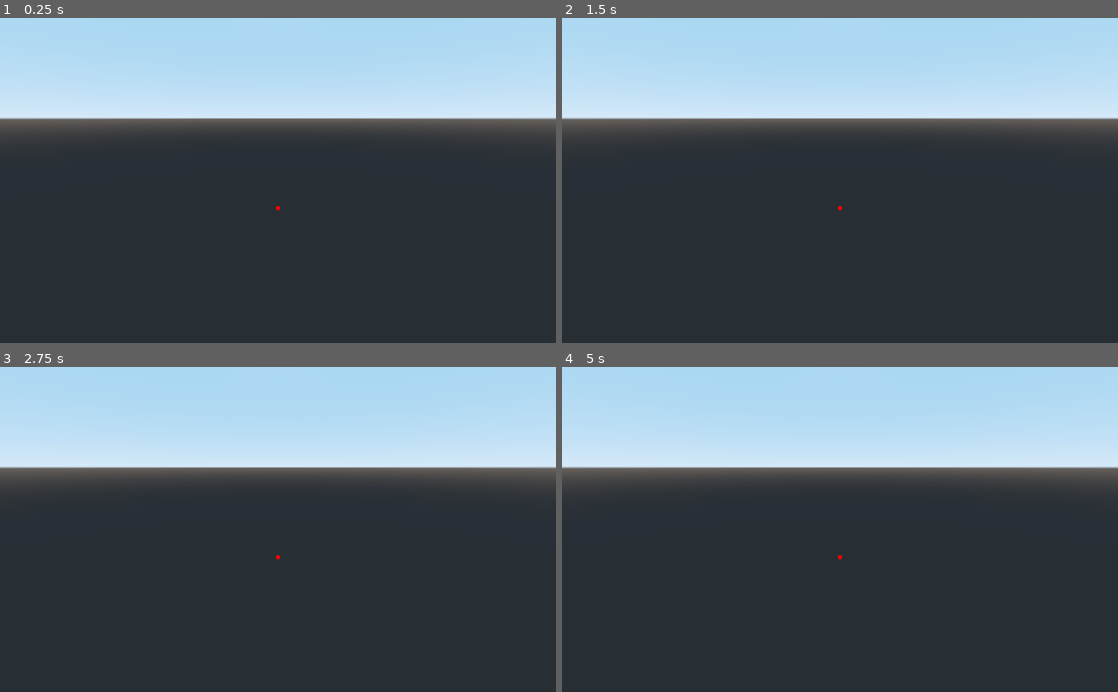
Above: before the commit, frames 1-4 (two rows, left to right).
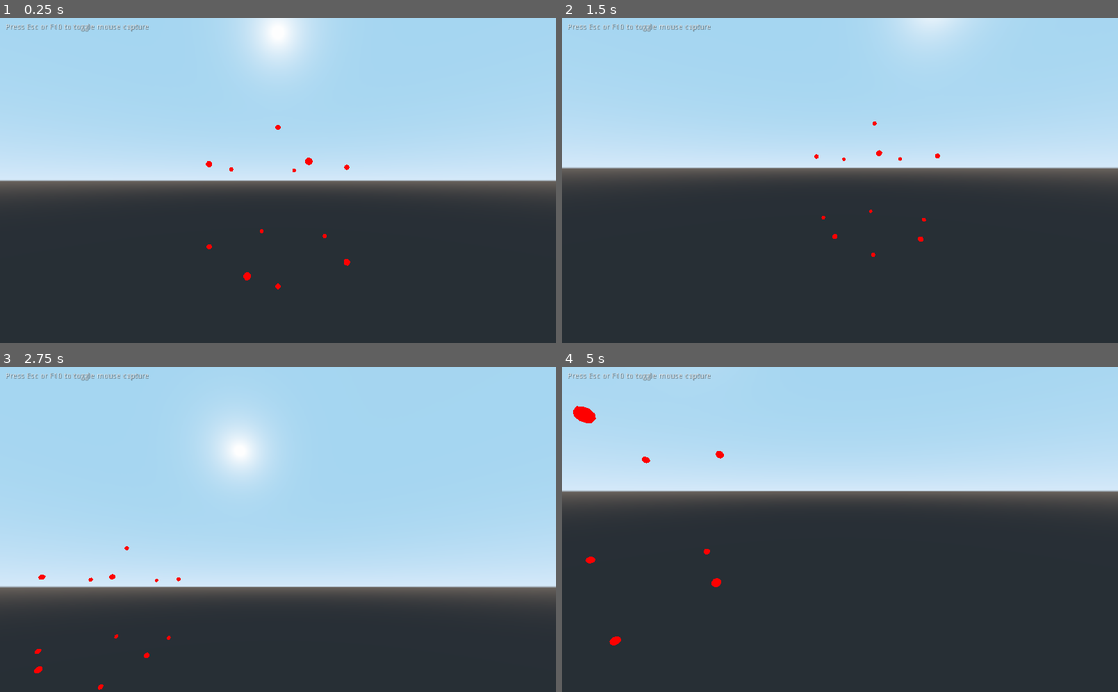
Above: after the commit, the same moments.

Repository: teratron/hexadot
Game: Godot game, scene res://src/World/world.tscn
Same seed, same stepped clock (60 frames per second), same inputs: the game is played once before the commit and once after it.
Inputs (mouse positions are in pixels of both pictures, inside the frame that each line leads up to):
- Up to frame 1 (0.25 s): no input
- Up to frame 2 (1.5 s): tap Enter at 0.5 s; move the mouse to (962, 164) at 0.52 s; hold D (move_right, bound only after the commit) 0.53-1.28 s; click (962, 164) at 0.67 s; move the mouse to (728, 196) at 1.27 s; hold S (move_backword, bound only after the commit) from 1.28 s (still down); click (728, 196) at 1.42 s
- Up to frame 3 (2.75 s): move the mouse to (333, 458) at 2.02 s; release S (move_backword, bound only after the commit) at 2.03 s; hold D (move_right, bound only after the commit) from 2.03 s (still down); click (333, 458) at 2.17 s
- Up to frame 4 (5 s): move the mouse to (812, 594) at 2.77 s; release D (move_right, bound only after the commit) at 2.78 s; hold W (move_forward, bound only after the commit) 2.78-3.53 s; click (812, 594) at 2.92 s; move the mouse to (1006, 578) at 3.52 s; hold A (move_left, bound only after the commit) from 3.53 s (still down); click (1006, 578) at 3.67 s; tap F10 (toggle_mouse_capture, bound only after the commit) at 4.15 s; move the mouse to (673, 480) at 4.27 s; click (673, 480) at 4.42 s

The runs differ from the first frame. In frame 1, 31% of the frame differs, in the area x 0-100%, y 0-84%; in frame 2, 25%; in frame 3, 49%, in the area x 0-100%, y 1-100%; in frame 4, 11%.

Commit message:
Add action

Diff:
--- a/app/project.godot
+++ b/app/project.godot
@@ -9,6 +9,11 @@
 config_version=4
 
 _global_script_classes=[ {
+"base": "Reference",
+"class": "ActionClass",
+"language": "GDScript",
+"path": "res://src/World/action.gd"
+}, {
 "base": "Node",
 "class": "Icosahedron",
 "language": "GDScript",
@@ -20,6 +25,7 @@
 "path": "res://src/Planet/planet.gd"
 } ]
 _global_script_class_icons={
+"ActionClass": "",
 "Icosahedron": "res://assets/tool/icosahedron.svg",
 "Planet": "res://assets/tool/earth.svg"
 }
@@ -30,6 +36,49 @@
 run/main_scene="res://src/World/world.tscn"
 config/icon="res://assets/icon.png"
 
+[input]
+
+move_forward={
+"deadzone": 0.5,
+"events": [ Object(InputEventKey,"resource_local_to_scene":false,"resource_name":"","device":0,"alt":false,"shift":false,"control":false,"meta":false,"command":false,"pressed":false,"scancode":87,"physical_scancode":0,"unicode":0,"echo":false,"script":null)
+, Object(InputEventKey,"resource_local_to_scene":false,"resource_name":"","device":0,"alt":false,"shift":false,"control":false,"meta":false,"command":false,"pressed":false,"scancode":90,"physical_scancode":0,"unicode":0,"echo":false,"script":null)
+, Object(InputEventKey,"resource_local_to_scene":false,"resource_name":"","device":0,"alt":false,"shift":false,"control":false,"meta":false,"command":false,"pressed":false,"scancode":16777232,"physical_scancode":0,"unicode":0,"echo":false,"script":null)
+, Object(InputEventJoypadButton,"resource_local_to_scene":false,"resource_name":"","device":0,"button_index":12,"pressure":0.0,"pressed":false,"script":null)
+, Object(InputEventJoypadMotion,"resource_local_to_scene":false,"resource_name":"","device":0,"axis":1,"axis_value":-1.0,"script":null)
+ ]
+}
+move_back={
+"deadzone": 0.5,
+"events": [ Object(InputEventKey,"resource_local_to_scene":false,"resource_name":"","device":0,"alt":false,"shift":false,"control":false,"meta":false,"command":false,"pressed":false,"scancode":83,"physical_scancode":0,"unicode":0,"echo":false,"script":null)
+, Object(InputEventKey,"resource_local_to_scene":false,"resource_name":"","device":0,"alt":false,"shift":false,"control":false,"meta":false,"command":false,"pressed":false,"scancode":16777234,"physical_scancode":0,"unicode":0,"echo":false,"script":null)
+, Object(InputEventJoypadButton,"resource_local_to_scene":false,"resource_name":"","device":0,"button_index":13,"pressure":0.0,"pressed":false,"script":null)
+, Object(InputEventJoypadMotion,"resource_local_to_scene":false,"resource_name":"","device":0,"axis":1,"axis_value":1.0,"script":null)
+ ]
+}
+move_left={
+"deadzone": 0.51,
+"events": [ Object(InputEventKey,"resource_local_to_scene":false,"resource_name":"","device":0,"alt":false,"shift":false,"control":false,"meta":false,"command":false,"pressed":false,"scancode":65,"physical_scancode":0,"unicode":0,"echo":false,"script":null)
+, Object(InputEventKey,"resource_local_to_scene":false,"resource_name":"","device":0,"alt":false,"shift":false,"control":false,"meta":false,"command":false,"pressed":false,"scancode":81,"physical_scancode":0,"unicode":0,"echo":false,"script":null)
+, Object(InputEventKey,"resource_local_to_scene":false,"resource_name":"","device":0,"alt":false,"shift":false,"control":false,"meta":false,"command":false,"pressed":false,"scancode":16777231,"physical_scancode":0,"unicode":0,"echo":false,"script":null)
+, Object(InputEventJoypadButton,"resource_local_to_scene":false,"resource_name":"","device":0,"button_index":14,"pressure":0.0,"pressed":false,"script":null)
+, Object(InputEventJoypadMotion,"resource_local_to_scene":false,"resource_name":"","device":0,"axis":0,"axis_value":-1.0,"script":null)
+ ]
+}
+move_right={
+"deadzone": 0.5,
+"events": [ Object(InputEventKey,"resource_local_to_scene":false,"resource_name":"","device":0,"alt":false,"shift":false,"control":false,"meta":false,"command":false,"pressed":false,"scancode":68,"physical_scancode":0,"unicode":0,"echo":false,"script":null)
+, Object(InputEventKey,"resource_local_to_scene":false,"resource_name":"","device":0,"alt":false,"shift":false,"control":false,"meta":false,"command":false,"pressed":false,"scancode":16777233,"physical_scancode":0,"unicode":0,"echo":false,"script":null)
+, Object(InputEventJoypadButton,"resource_local_to_scene":false,"resource_name":"","device":0,"button_index":15,"pressure":0.0,"pressed":false,"script":null)
+, Object(InputEventJoypadMotion,"resource_local_to_scene":false,"resource_name":"","device":0,"axis":0,"axis_value":1.0,"script":null)
+ ]
+}
+toggle_mouse_capture={
+"deadzone": 0.5,
+"events": [ Object(InputEventKey,"resource_local_to_scene":false,"resource_name":"","device":0,"alt":false,"shift":false,"control":false,"meta":false,"command":false,"pressed":false,"scancode":16777253,"physical_scancode":0,"unicode":0,"echo":false,"script":null)
+, Object(InputEventKey,"resource_local_to_scene":false,"resource_name":"","device":0,"alt":false,"shift":false,"control":false,"meta":false,"command":false,"pressed":false,"scancode":16777217,"physical_scancode":0,"unicode":0,"echo":false,"script":null)
+ ]
+}
+
 [physics]
 
 common/enable_pause_aware_picking=true
--- a/app/src/Planet/icosahedron.gd
+++ b/app/src/Planet/icosahedron.gd
@@ -33,6 +33,36 @@
 			[11,  9,  4,  5,  6],
 			[ 6,  7,  8,  9, 10]
 		]
+	},
+	face = {
+		vertices = [
+			[ 1,  2,  3,  4,  5],
+			[ 0,  5,  6,  7,  2],
+			[ 0,  1,  7,  8,  3],
+			[ 0,  2,  8,  9,  4],
+			[ 0,  3,  9, 10,  5],
+			[ 0,  4, 10,  6,  1],
+			[11, 10,  5,  1,  7],
+			[11,  6,  1,  2,  8],
+			[11,  7,  2,  3,  9],
+			[11,  8,  3,  4, 10],
+			[11,  9,  4,  5,  6],
+			[ 6,  7,  8,  9, 10]
+		],
+		faces = [
+			[ 1,  2,  3,  4,  5],
+			[ 0,  5,  6,  7,  2],
+			[ 0,  1,  7,  8,  3],
+			[ 0,  2,  8,  9,  4],
+			[ 0,  3,  9, 10,  5],
+			[ 0,  4, 10,  6,  1],
+			[11, 10,  5,  1,  7],
+			[11,  6,  1,  2,  8],
+			[11,  7,  2,  3,  9],
+			[11,  8,  3,  4, 10],
+			[11,  9,  4,  5,  6],
+			[ 6,  7,  8,  9, 10]
+		]
 	}
 }
 
@@ -59,7 +89,7 @@
 	var latitudes:      int       # широты
 	var edge_length:    float     # длина ребра
 	var parallel_angle: float
-	var vertex_array:   Array
+	#var vertex_array:   Array
 
 	func _init(subdiv = 1, radius = 1):
 		var n = int(pow(4, subdiv - 1))
@@ -71,6 +101,9 @@
 		edge_length = radius * 4 / sqrt(2 * (5 + sqrt(5)))
 		parallel_angle = 180 / float(latitudes)
 
+		#n = vertices - 1
+		#vertex_array.resize(vertices)
+
 		print("x", subdivision)
 		print("%d vertices" % vertices)
 		print("%d edges" % edges)
@@ -78,9 +111,6 @@
 		print("%d latitudes" % latitudes)
 		print("edge length: ", edge_length)
 		print("latitude angle: ", parallel_angle)
-
-		n = vertices - 1
-		vertex_array.resize(vertices)
 
 
 class FaceClass:
@@ -112,6 +142,9 @@
 
 
 func _ready():
+
+	calc_coords_vertices()
+
 #	vertices    = get_num_vertices(subdivision)
 #	edges       = get_num_edges(subdivision)
 #	faces       = get_num_faces(subdivision)
@@ -184,27 +217,19 @@
 		vertex_array[i].latitude  = deg2rad(vertex_array[i].latitude)
 		vertex_array[i].longitude = deg2rad(vertex_array[i].longitude)
 
+		#prints(i, vertex_array[i].vertices_id)
+		#prints(i, vertex_array[i].latitude, vertex_array[i].longitude)
+	return
+
+
+func calc_coords_vertices() -> void:
+	for i in vertices:
 		var radius_xz     = radius    * sin(vertex_array[i].latitude)
 		vertex_array[i].y = radius    * cos(vertex_array[i].latitude)
 		vertex_array[i].x = radius_xz * cos(vertex_array[i].longitude)
 		vertex_array[i].z = radius_xz * sin(vertex_array[i].longitude)
 
 		#prints(i, vertex_array[i].x, vertex_array[i].y, vertex_array[i].z)
-		#prints(i, vertex_array[i].latitude, vertex_array[i].longitude)
-		#prints(i, vertex_array[i].vertices_id)
-		#prints(i, vertex_array[i].latitude, vertex_array[i].longitude)
-
-#	vertex_array[1].latitude  = 90
-#	vertex_array[1].longitude = 95
-#
-#	vertex_array[1].y = radius * cos(deg2rad(vertex_array[1].latitude))
-#	prints("y:", vertex_array[1].y)
-#
-#	var radius_xz = radius * sin(deg2rad(vertex_array[1].latitude))
-#	vertex_array[1].x = radius_xz * cos(deg2rad(vertex_array[1].longitude))
-#	vertex_array[1].z = radius_xz * sin(deg2rad(vertex_array[1].longitude))
-#	prints("x:", vertex_array[1].x, "z:", vertex_array[1].z)
-
 	return
 
 
--- /dev/null
+++ b/app/src/World/action.gd
@@ -0,0 +1,94 @@
+class_name ActionClass #extends InputMap
+
+
+#var _action: String
+#var _code = []
+#var _input_event_key = [null, null]
+#var _input_event_action = [null, null]
+
+
+#var _input_event = {
+#	"key":    InputEventKey,
+#	"action": InputEventAction
+#}
+
+
+#func _init(action: String, code=[]):
+#	_action = action
+#	_code = code
+#	var input_event_key    = [null, null]
+#	var input_event_action = [null, null]
+#
+#	InputMap.add_action(action)
+#
+#	for i in len(code):
+#		#InputEventJoypadButton
+#		input_event_action[i] = InputEventAction.new()
+#		input_event_action[i].action = action
+#
+#		input_event_key[i] = InputEventKey.new()
+#		input_event_key[i].scancode = code[i]
+#
+#		InputMap.action_add_event(action, input_event_key[i])
+
+
+func add_action(action: String, key=[]) -> void:
+	var input_event_key    = [null, null]
+	var input_event_action = [null, null]
+
+	if !InputMap.has_action(action):
+		InputMap.add_action(action)
+
+	for i in len(key):
+		#InputEventJoypadButton
+		input_event_action[i] = InputEventAction.new()
+		input_event_action[i].action = action
+
+		input_event_key[i] = InputEventKey.new()
+		input_event_key[i].scancode = key[i]
+
+		InputMap.action_add_event(action, input_event_key[i])
+
+	return
+	#.add_action(action)
+
+#move_forward={
+#"deadzone": 0.5,
+#"events": [ Object(InputEventKey,"resource_local_to_scene":false,"resource_name":"","device":0,"alt":false,"shift":false,"control":false,"meta":false,"command":false,"pressed":false,"scancode":87,"physical_scancode":0,"unicode":0,"echo":false,"script":null)
+#, Object(InputEventKey,"resource_local_to_scene":false,"resource_name":"","device":0,"alt":false,"shift":false,"control":false,"meta":false,"command":false,"pressed":false,"scancode":90,"physical_scancode":0,"unicode":0,"echo":false,"script":null)
+#, Object(InputEventKey,"resource_local_to_scene":false,"resource_name":"","device":0,"alt":false,"shift":false,"control":false,"meta":false,"command":false,"pressed":false,"scancode":16777232,"physical_scancode":0,"unicode":0,"echo":false,"script":null)
+#, Object(InputEventJoypadButton,"resource_local_to_scene":false,"resource_name":"","device":0,"button_index":12,"pressure":0.0,"pressed":false,"script":null)
+#, Object(InputEventJoypadMotion,"resource_local_to_scene":false,"resource_name":"","device":0,"axis":1,"axis_value":-1.0,"script":null)
+# ]
+#}
+#move_back={
+#"deadzone": 0.5,
+#"events": [ Object(InputEventKey,"resource_local_to_scene":false,"resource_name":"","device":0,"alt":false,"shift":false,"control":false,"meta":false,"command":false,"pressed":false,"scancode":83,"physical_scancode":0,"unicode":0,"echo":false,"script":null)
+#, Object(InputEventKey,"resource_local_to_scene":false,"resource_name":"","device":0,"alt":false,"shift":false,"control":false,"meta":false,"command":false,"pressed":false,"scancode":16777234,"physical_scancode":0,"unicode":0,"echo":false,"script":null)
+#, Object(InputEventJoypadButton,"resource_local_to_scene":false,"resource_name":"","device":0,"button_index":13,"pressure":0.0,"pressed":false,"script":null)
+#, Object(InputEventJoypadMotion,"resource_local_to_scene":false,"resource_name":"","device":0,"axis":1,"axis_value":1.0,"script":null)
+# ]
+#}
+#move_left={
+#"deadzone": 0.51,
+#"events": [ Object(InputEventKey,"resource_local_to_scene":false,"resource_name":"","device":0,"alt":false,"shift":false,"control":false,"meta":false,"command":false,"pressed":false,"scancode":65,"physical_scancode":0,"unicode":0,"echo":false,"script":null)
+#, Object(InputEventKey,"resource_local_to_scene":false,"resource_name":"","device":0,"alt":false,"shift":false,"control":false,"meta":false,"command":false,"pressed":false,"scancode":81,"physical_scancode":0,"unicode":0,"echo":false,"script":null)
+#, Object(InputEventKey,"resource_local_to_scene":false,"resource_name":"","device":0,"alt":false,"shift":false,"control":false,"meta":false,"command":false,"pressed":false,"scancode":16777231,"physical_scancode":0,"unicode":0,"echo":false,"script":null)
+#, Object(InputEventJoypadButton,"resource_local_to_scene":false,"resource_name":"","device":0,"button_index":14,"pressure":0.0,"pressed":false,"script":null)
+#, Object(InputEventJoypadMotion,"resource_local_to_scene":false,"resource_name":"","device":0,"axis":0,"axis_value":-1.0,"script":null)
+# ]
+#}
+#move_right={
+#"deadzone": 0.5,
+#"events": [ Object(InputEventKey,"resource_local_to_scene":false,"resource_name":"","device":0,"alt":false,"shift":false,"control":false,"meta":false,"command":false,"pressed":false,"scancode":68,"physical_scancode":0,"unicode":0,"echo":false,"script":null)
+#, Object(InputEventKey,"resource_local_to_scene":false,"resource_name":"","device":0,"alt":false,"shift":false,"control":false,"meta":false,"command":false,"pressed":false,"scancode":16777233,"physical_scancode":0,"unicode":0,"echo":false,"script":null)
+#, Object(InputEventJoypadButton,"resource_local_to_scene":false,"resource_name":"","device":0,"button_index":15,"pressure":0.0,"pressed":false,"script":null)
+#, Object(InputEventJoypadMotion,"resource_local_to_scene":false,"resource_name":"","device":0,"axis":0,"axis_value":1.0,"script":null)
+# ]
+#}
+#toggle_mouse_capture={
+#"deadzone": 0.5,
+#"events": [ Object(InputEventKey,"resource_local_to_scene":false,"resource_name":"","device":0,"alt":false,"shift":false,"control":false,"meta":false,"command":false,"pressed":false,"scancode":16777253,"physical_scancode":0,"unicode":0,"echo":false,"script":null)
+#, Object(InputEventKey,"resource_local_to_scene":false,"resource_name":"","device":0,"alt":false,"shift":false,"control":false,"meta":false,"command":false,"pressed":false,"scancode":16777217,"physical_scancode":0,"unicode":0,"echo":false,"script":null)
+# ]
+#}
--- /dev/null
+++ b/app/src/World/camera.gd
@@ -0,0 +1,53 @@
+extends Camera
+
+
+const MOUSE_SENSITIVITY = 0.002
+const MOVE_SPEED = 0.6
+
+var action         = load("res://src/World/action.gd").new()
+#var move_forward  = action.new("move_forward",  [KEY_W, KEY_UP])
+#var move_backword = action.new("move_backword", [KEY_S, KEY_DOWN])
+#var move_left     = action.new("move_left",     [KEY_A, KEY_LEFT])
+#var move_right    = action.new("move_right",    [KEY_D, KEY_RIGHT])
+var move_forward  = action.add_action("move_forward",  [KEY_W, KEY_UP])
+var move_backword = action.add_action("move_backword", [KEY_S, KEY_DOWN])
+var move_left     = action.add_action("move_left",     [KEY_A, KEY_LEFT])
+var move_right    = action.add_action("move_right",    [KEY_D, KEY_RIGHT])
+var rotate         = Vector3()
+var velocity       = Vector3()
+
+
+func _ready():
+	Input.set_mouse_mode(Input.MOUSE_MODE_CAPTURED)
+
+
+func _input(event):
+	# Mouse look (only if the mouse is captured).
+	if event is InputEventMouseMotion and Input.get_mouse_mode() == Input.MOUSE_MODE_CAPTURED:
+		# Horizontal mouse look.
+		rotate.y -= event.relative.x * MOUSE_SENSITIVITY
+		# Vertical mouse look.
+		rotate.x = clamp(rotate.x - event.relative.y * MOUSE_SENSITIVITY, -1.57, 1.57)
+		transform.basis = Basis(rotate)
+
+	if event.is_action_pressed("toggle_mouse_capture"):
+		if Input.get_mouse_mode() == Input.MOUSE_MODE_CAPTURED:
+			Input.set_mouse_mode(Input.MOUSE_MODE_VISIBLE)
+		else:
+			Input.set_mouse_mode(Input.MOUSE_MODE_CAPTURED)
+
+
+func _process(delta):
+	var motion = Vector3(
+		Input.get_action_strength("move_right") - Input.get_action_strength("move_left"),
+		0,
+		Input.get_action_strength("move_backword") - Input.get_action_strength("move_forward")
+	)
+
+	# Normalize motion to prevent diagonal movement from being
+	# `sqrt(2)` times faster than straight movement.
+	motion = motion.normalized()
+
+	velocity += MOVE_SPEED * delta * transform.basis.xform(motion)
+	velocity *= 0.85
+	translation += velocity
--- /dev/null
+++ b/app/src/World/label.gd
@@ -0,0 +1,117 @@
+extends Position3D
+
+
+#onready var camera = get_viewport().get_camera()
+#onready var parent = get_parent()
+#onready var label = $Label
+#onready var marker = $Marker
+#
+## The waypoint's text.
+#export var text = "Waypoint" setget set_text
+#
+## If `true`, the waypoint sticks to the viewport's edges when moving off-screen.
+#export var sticky = true
+#
+#
+#func _ready() -> void:
+#	self.text = text
+#
+#	if not parent is Spatial:
+#		push_error("The waypoint's parent node must inherit from Spatial.")
+#
+#
+#func _process(_delta):
+#	if not camera.current:
+#		# If the camera we have isn't the current one, get the current camera.
+#		camera = get_viewport().get_camera()
+#	var parent_translation = parent.global_transform.origin
+#	var camera_transform = camera.global_transform
+#	var camera_translation = camera_transform.origin
+#
+#	# We would use "camera.is_position_behind(parent_translation)", except
+#	# that it also accounts for the near clip plane, which we don't want.
+#	var is_behind = camera_transform.basis.z.dot(parent_translation - camera_translation) > 0
+#
+#	# Fade the waypoint when the camera gets close.
+#	var distance = camera_translation.distance_to(parent_translation)
+#	modulate.a = clamp(range_lerp(distance, 0, 2, 0, 1), 0, 1 )
+#
+#	var unprojected_position = camera.unproject_position(parent_translation)
+#	# `get_size_override()` will return a valid size only if the stretch mode is `2d`.
+#	# Otherwise, the viewport size is used directly.
+#	var viewport_base_size = (
+#			get_viewport().get_size_override() if get_viewport().get_size_override() > Vector2(0, 0)
+#			else get_viewport().size
+#	)
+#
+#	if not sticky:
+#		# For non-sticky waypoints, we don't need to clamp and calculate
+#		# the position if the waypoint goes off screen.
+#		rect_position = unprojected_position
+#		visible = not is_behind
+#		return
+#
+#	# We need to handle the axes differently.
+#	# For the screen's X axis, the projected position is useful to us,
+#	# but we need to force it to the side if it's also behind.
+#	if is_behind:
+#		if unprojected_position.x < viewport_base_size.x / 2:
+#			unprojected_position.x = viewport_base_size.x - MARGIN
+#		else:
+#			unprojected_position.x = MARGIN
+#
+#	# For the screen's Y axis, the projected position is NOT useful to us
+#	# because we don't want to indicate to the user that they need to look
+#	# up or down to see something behind them. Instead, here we approximate
+#	# the correct position using difference of the X axis Euler angles
+#	# (up/down rotation) and the ratio of that with the camera's FOV.
+#	# This will be slightly off from the theoretical "ideal" position.
+#	if is_behind or unprojected_position.x < MARGIN or \
+#			unprojected_position.x > viewport_base_size.x - MARGIN:
+#		var look = camera_transform.looking_at(parent_translation, Vector3.UP)
+#		var diff = angle_diff(look.basis.get_euler().x, camera_transform.basis.get_euler().x)
+#		unprojected_position.y = viewport_base_size.y * (0.5 + (diff / deg2rad(camera.fov)))
+#
+#	rect_position = Vector2(
+#			clamp(unprojected_position.x, MARGIN, viewport_base_size.x - MARGIN),
+#			clamp(unprojected_position.y, MARGIN, viewport_base_size.y - MARGIN)
+#	)
+#
+#	label.visible = true
+#	rect_rotation = 0
+#	# Used to display a diagonal arrow when the waypoint is displayed in
+#	# one of the screen corners.
+#	var overflow = 0
+#
+#	if rect_position.x <= MARGIN:
+#		# Left overflow.
+#		overflow = -45
+#		label.visible = false
+#		rect_rotation = 90
+#	elif rect_position.x >= viewport_base_size.x - MARGIN:
+#		# Right overflow.
+#		overflow = 45
+#		label.visible = false
+#		rect_rotation = 270
+#
+#	if rect_position.y <= MARGIN:
+#		# Top overflow.
+#		label.visible = false
+#		rect_rotation = 180 + overflow
+#	elif rect_position.y >= viewport_base_size.y - MARGIN:
+#		# Bottom overflow.
+#		label.visible = false
+#		rect_rotation = -overflow
+#
+#
+#func set_text(p_text):
+#	text = p_text
+#
+#	# The label's text can only be set once the node is ready.
+#	if is_inside_tree():
+#		label.text = p_text
+#
+#
+#static func angle_diff(from, to):
+#	var diff = fmod(to - from, TAU)
+#	return fmod(2.0 * diff, TAU) - diff
--- /dev/null
+++ b/app/src/World/label.tscn
@@ -0,0 +1,20 @@
+[gd_scene load_steps=2 format=2]
+
+[ext_resource path="res://src/World/label.gd" type="Script" id=1]
+
+[node name="LabelPosition" type="Position3D"]
+script = ExtResource( 1 )
+
+[node name="Label" type="Label" parent="."]
+margin_left = -80.0
+margin_top = -40.0
+margin_right = 80.0
+margin_bottom = -20.0
+custom_colors/font_color_shadow = Color( 0, 0, 0, 0.5 )
+custom_constants/shadow_offset_x = 1
+custom_constants/shadow_offset_y = 1
+text = "id"
+align = 1
+__meta__ = {
+"_edit_use_anchors_": false
+}
--- a/app/src/World/world.gd
+++ b/app/src/World/world.gd
@@ -1,12 +1,37 @@
 extends Spatial
 
 onready var icosahedron = $Icosahedron
+onready var label = preload("res://src/World/label.tscn")
+#var LabelPosition = label.new()
+
 
 func _ready():
-	var m = add_mesh_instance(self, "Center")
-	add_property_to_mesh_instance(m)
+#	var tree = Tree.new()
+#	var root = tree.create_item()
+#	tree.set_hide_root(true)
+#	var child1 = tree.create_item(root)
+#	var child2 = tree.create_item(root)
+#	var subchild1 = tree.create_item(child1)
+#	subchild1.set_text(0, "Subchild1")
+#
+#	var n = add_mesh_instance(self, "Center")
+#	add_property_to_mesh_instance(n)
+#	var p = add_mesh_instance(self, "Center2")
+#	add_property_to_mesh_instance(p)
+#	p.translation.x = 2
+	#print(label)
 
-	prints(icosahedron.vertex_array[0].x, icosahedron.vertex_array[0].y, icosahedron.vertex_array[0].z)
+	var m: MeshInstance
+	for v in icosahedron.vertex_array:
+		m = add_mesh_instance(self, "Center")
+		add_property_to_mesh_instance(m)
+		m.translation.x = v.x
+		m.translation.y = v.y
+		m.translation.z = v.z
+		m.add_child($label, true)
+		#print(v.y)
+
+	#prints(icosahedron.vertex_array[0].x, icosahedron.vertex_array[0].y, icosahedron.vertex_array[0].z)
 	#prints(icosahedron.vertex_array[0]._xyz)
 	pass
 
--- a/app/src/World/world.tscn
+++ b/app/src/World/world.tscn
@@ -1,5 +1,6 @@
-[gd_scene load_steps=3 format=2]
+[gd_scene load_steps=4 format=2]
 
+[ext_resource path="res://src/World/camera.gd" type="Script" id=1]
 [ext_resource path="res://src/World/world.gd" type="Script" id=2]
 [ext_resource path="res://src/Planet/icosahedron.gd" type="Script" id=3]
 
@@ -11,6 +12,32 @@
 
 [node name="Icosahedron" type="Node" parent="."]
 script = ExtResource( 3 )
+radius = 3.0
+
+[node name="Label" type="Label" parent="."]
+margin_left = 10.0
+margin_top = 10.0
+margin_right = 274.0
+margin_bottom = 24.0
+custom_colors/font_color_shadow = Color( 0, 0, 0, 0.501961 )
+custom_constants/shadow_offset_x = 1
+custom_constants/shadow_offset_y = 1
+text = "Press Esc or F10 to toggle mouse capture"
+__meta__ = {
+"_edit_use_anchors_": false
+}
+
+[node name="DirectionalLight" type="DirectionalLight" parent="."]
+transform = Transform( -0.642788, -0.383022, 0.663414, 0, 0.866025, 0.5, -0.766044, 0.321394, -0.556671, 0, 6, -9 )
+light_energy = 0.9
+shadow_enabled = true
+shadow_bias = 0.06
+directional_shadow_blend_splits = true
+directional_shadow_normal_bias = 0.0
+directional_shadow_bias_split_scale = 0.7
+directional_shadow_max_distance = 60.0
 
 [node name="Camera" type="Camera" parent="."]
-transform = Transform( 1, 0, 0, 0, 0.965926, 0.258819, 0, -0.258819, 0.965926, 0, 4, 10 )
+transform = Transform( 1, 0, 0, 0, 1, 0, 0, 0, 1, 0, 1, 8 )
+fov = 75.0
+script = ExtResource( 1 )
Not shown, removed: assets/icosahedron.png
